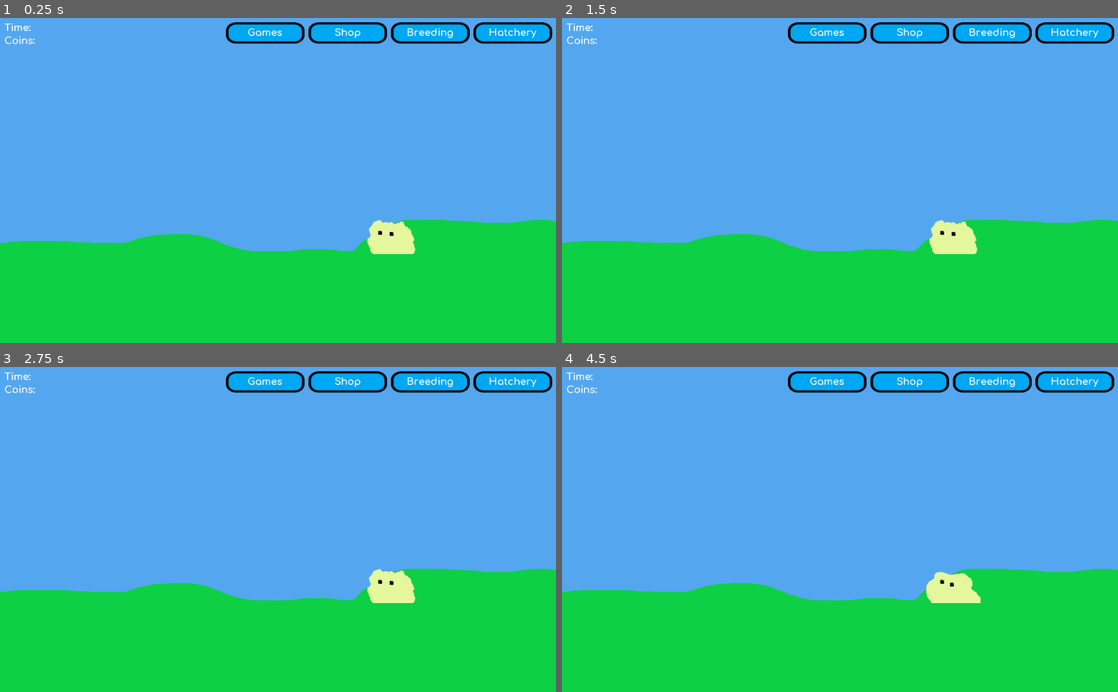
Above: before the commit, frames 1-4 (two rows, left to right).
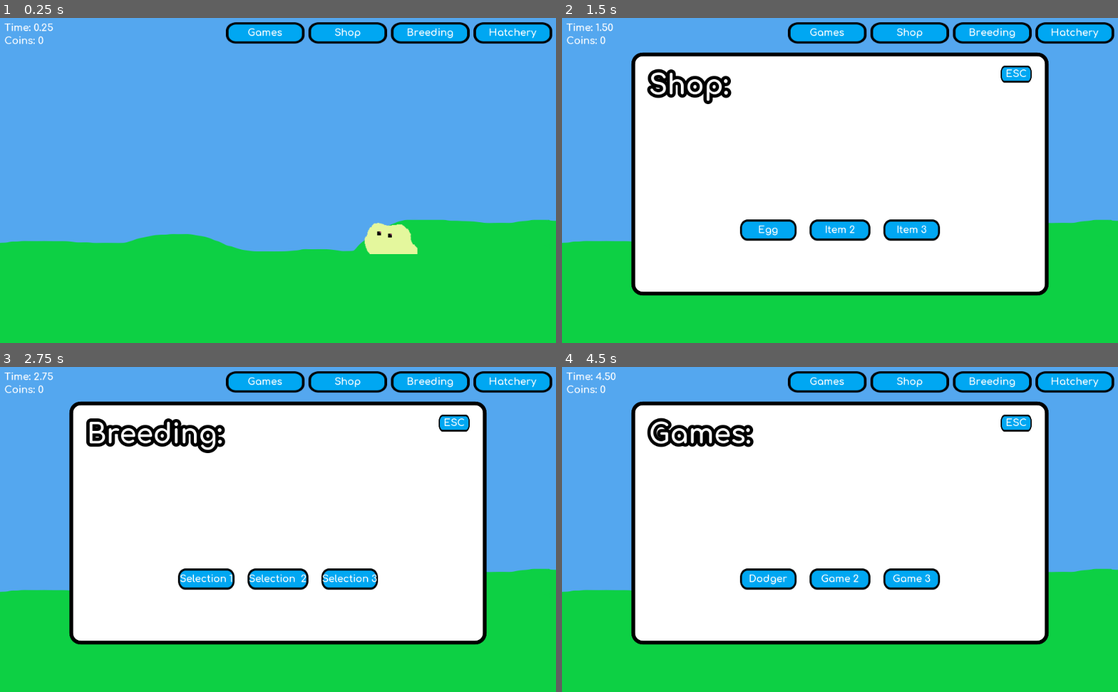
Above: after the commit, the same moments.

Repository: Elephant34/Bllob
Game: Godot game, scene res://scenes/global.tscn
The game is run twice, just before and just after one commit, with the same random seed, the same clock (stepped at 60 frames per second) and the same inputs.
Inputs (mouse positions are in pixels of both pictures, inside the frame that each line leads up to):
- Up to frame 1 (0.25 s): no input
- Up to frame 2 (1.5 s): click (828, 34) at 0.5 s; click (912, 34) at 1.25 s
- Up to frame 3 (2.75 s): click (428, 383) at 2 s
- Up to frame 4 (4.5 s): click (1073, 383) at 2.75 s; click (1017, 422) at 3.52 s; click (828, 383) at 4.25 s

The runs differ from the first frame. In frame 1, 0.2% of the frame differs, in the area x 6-76%, y 1-73%; in frame 2, 56%; in frame 3, 56%; in frame 4, 56%, in the area x 6-88%, y 1-86%.

Commit message:
Got menu panel working as before

Diff:
--- a/scenes/GUI/home_GUI/home_GUI.gd
+++ b/scenes/GUI/home_GUI/home_GUI.gd
@@ -3,6 +3,49 @@
 
 var global
 
+var last_menu_open
+
 
 func _ready():
 	global = get_tree().get_current_scene()
+
+	$Node/MenuPanel.visible = false
+	$Node/BllobPanel.visible = false
+
+
+func _process(_dt):
+	# Updates coin counter
+	$Node/Coins.text = "Coins: %s" % global.coins
+
+	# Updates time counter
+	$Node/Time.text = "Time: %.2f" % global.raw_time
+
+
+func _on_MenuPanel_event(button):
+	"""
+	Called to open or close the menu panel of the relevant button
+	"""
+
+	if last_menu_open == button:
+		button = "exit"
+
+	$Node/MenuPanel.visible = true
+
+	$Node/MenuPanel/GamesPanel.visible = false
+	$Node/MenuPanel/ShopPanel.visible = false
+	$Node/MenuPanel/BreedingPanel.visible = false
+	$Node/MenuPanel/HatcheryPanel.visible = false
+
+	match button:
+		"games":
+			$Node/MenuPanel/GamesPanel.visible = true
+		"shop":
+			$Node/MenuPanel/ShopPanel.visible = true
+		"breeding":
+			$Node/MenuPanel/BreedingPanel.visible = true
+		"hatchery":
+			$Node/MenuPanel/HatcheryPanel.visible = true
+		"exit":
+			$Node/MenuPanel.visible = false
+
+	last_menu_open = button
--- a/scenes/GUI/home_GUI/home_GUI.tscn
+++ b/scenes/GUI/home_GUI/home_GUI.tscn
@@ -270,8 +270,11 @@
 margin_right = 48.0
 margin_bottom = 26.0
 text = "ESC"
-[connection signal="pressed" from="Node/MenuPanel/ESC" to="." method="menu_panel_button_pressed"]
-[connection signal="pressed" from="Node/BllobPanel/ESC" to="." method="hide_bllob_panel"]
+[connection signal="pressed" from="Node/Games" to="." method="_on_MenuPanel_event" binds= [ "games" ]]
+[connection signal="pressed" from="Node/Shop" to="." method="_on_MenuPanel_event" binds= [ "shop" ]]
+[connection signal="pressed" from="Node/Breeding" to="." method="_on_MenuPanel_event" binds= [ "breeding" ]]
+[connection signal="pressed" from="Node/Hatchery" to="." method="_on_MenuPanel_event" binds= [ "hatchery" ]]
+[connection signal="pressed" from="Node/MenuPanel/ESC" to="." method="_on_MenuPanel_event" binds= [ "exit" ]]
 
 [editable path="Node/Games"]
 
@@ -281,8 +284,6 @@
 
 [editable path="Node/Hatchery"]
 
-[editable path="Node/MenuPanel/ShopPanel"]
-
 [editable path="Node/MenuPanel/ESC"]
 
 [editable path="Node/BllobPanel/ESC"]
--- a/scenes/bllob/bllob.gd
+++ b/scenes/bllob/bllob.gd
@@ -45,18 +45,13 @@
 	"""
 	Sets the correct animation for the bllobs age and mode
 	"""
-	# Gets the bllobs age
-	var temp_age = self_data.age
-
-	for i in range(100):
-		print(randi() % 4)
 
 	match mode:
 		"home":
 			# Idle home animation
-			if temp_age >= 0:
+			if self_data.age >= 0:
 				animation = "adult"
-				frame = randi() % 4
+				frame = randi() % frames.get_frame_count(animation)
 				playing = true
 
 func set_colour():
